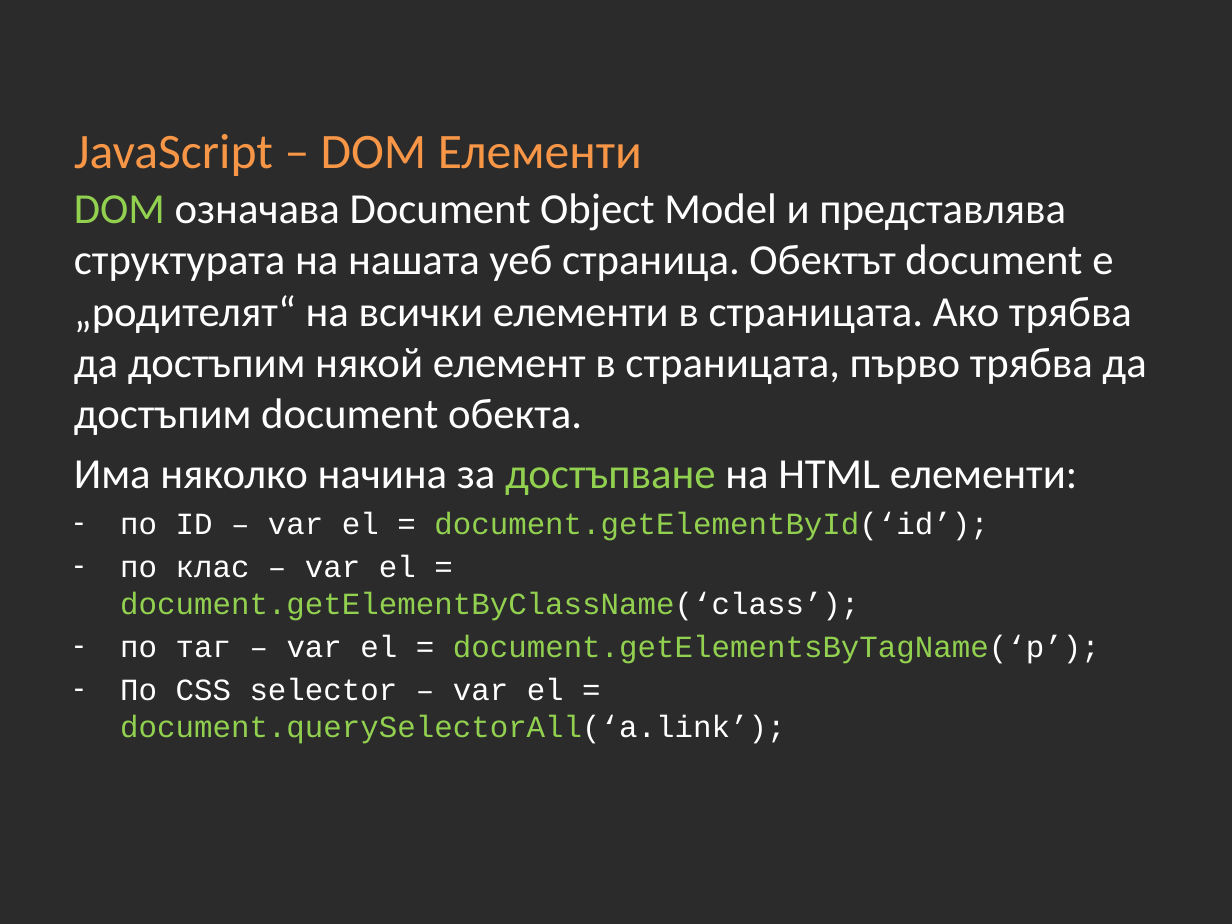
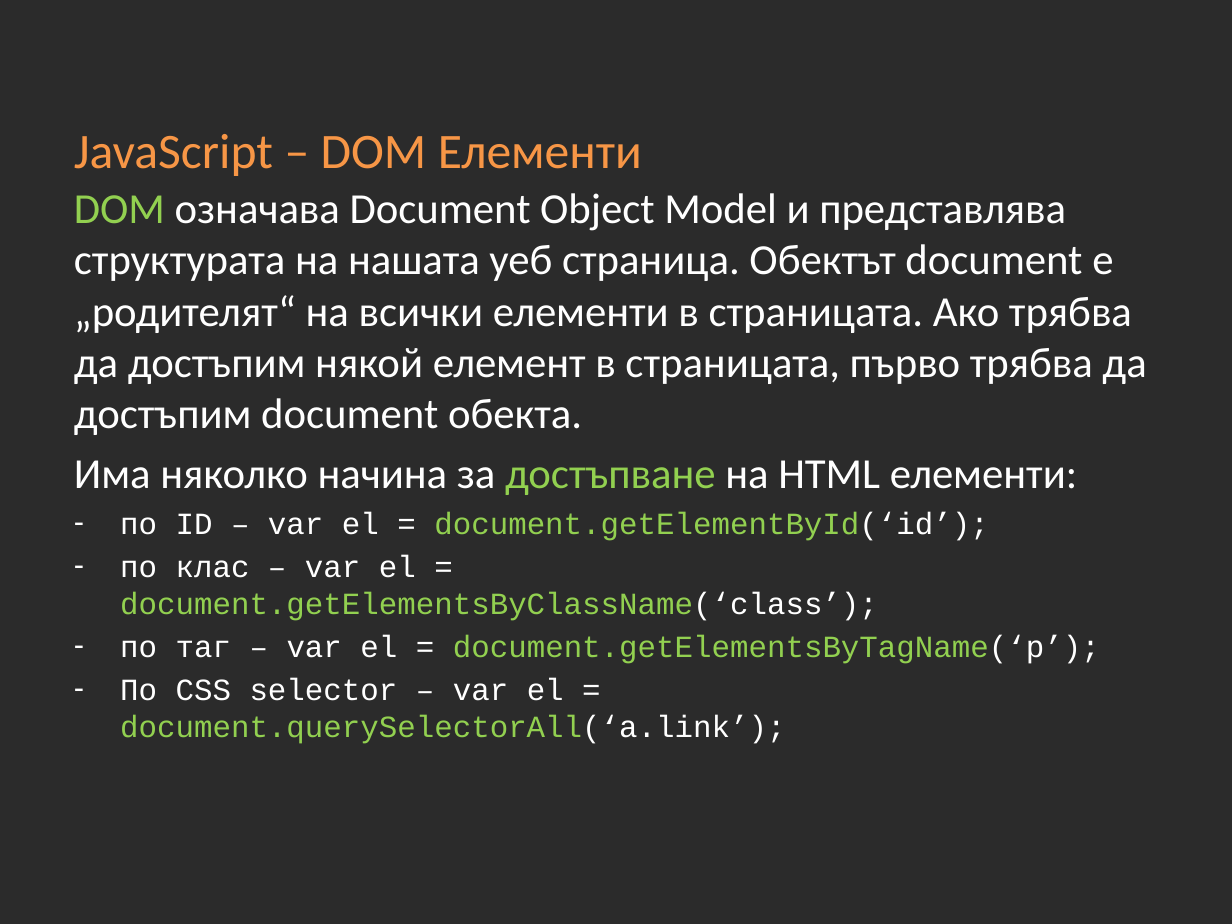
Before and after one commit to Academy-Soft-Intellect/Front-End-Course, a slide deck: slide 67 of 09-JavaScript-Basics/09-JavaScript-Basics.pptx. Drawn at 1232x924 pixels with LibreOffice and Linux fonts; fonts in the diff are those of the drawing; background and template pictures are left out; a plain dark background stands for a picture behind light text. Boxes give left, top, right and bottom in pixels: in the first picture for what was removed or moved away, otherwise in the second. Text is boxed around its words. In the diff, an @@ line names an element or a change of style, - is before the commit and + after.

```diff
--- a/09-JavaScript-Basics/09-JavaScript-Basics.pptx
+++ b/09-JavaScript-Basics/09-JavaScript-Basics.pptx
@@ text at (x1=120, y1=555, x2=878, y2=621): text changed @@
-– по клас – var el = document.getElementByClassName(‘class’);
+– по клас – var el = document.getElementsByClassName(‘class’);
```
Also in this commit, not shown: 5 other files.
